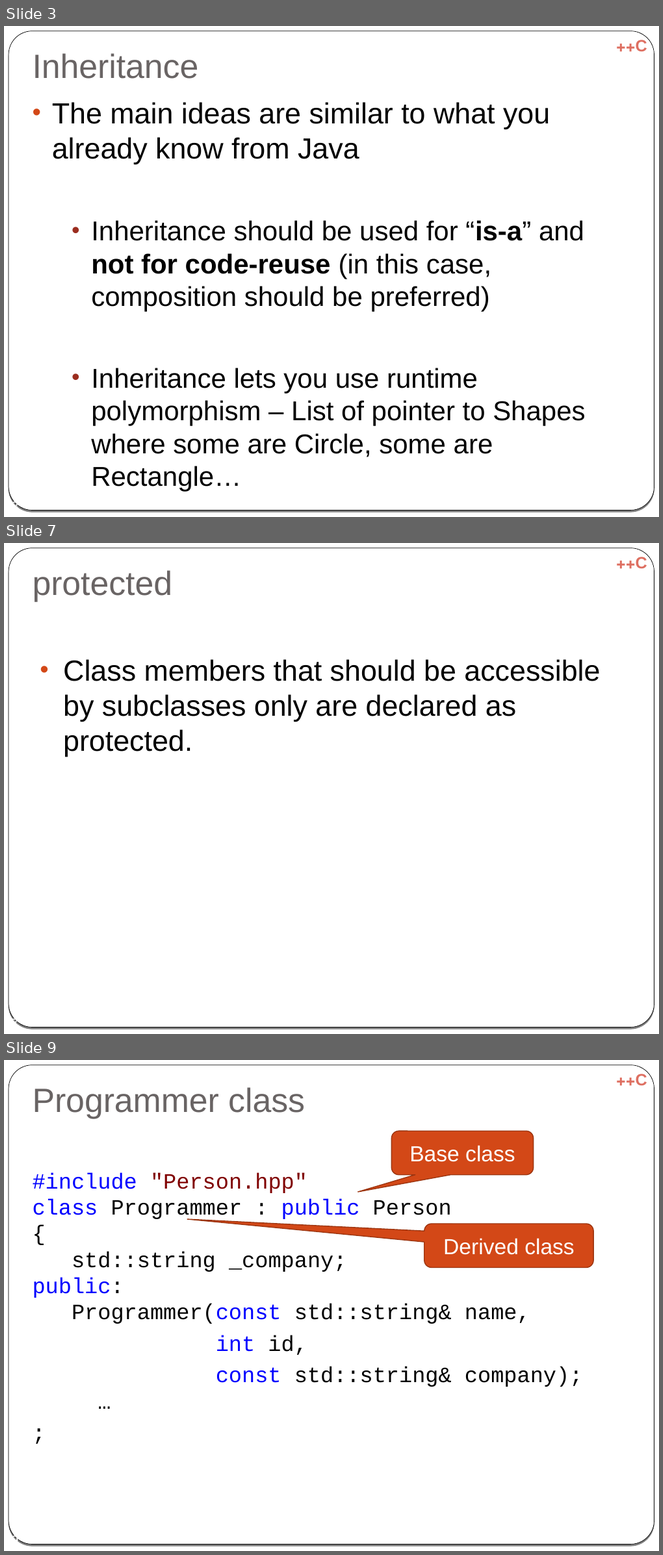
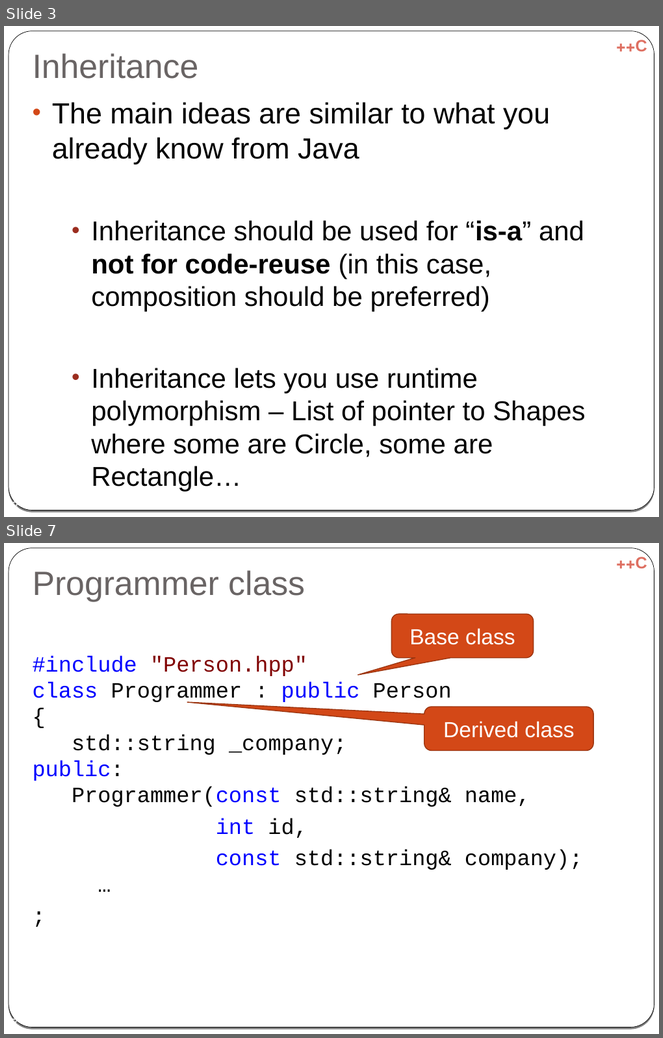
Before and after one commit to cpp-at-ariel/cpp-5778, a slide deck: week06-inheritance/slides-inheritance.odp. Shown one above the other, each under a label of ours: slides 3, 7 and 9 before the commit, slides 3 and 7 after it; the slides between them are not shown. The pictures are 663x1555 and 663x1038 pixels, drawn with LibreOffice and Linux fonts; fonts in the diff are those of the drawing. Boxes give left, top, right and bottom in pixels: in the first picture for what was removed or moved away, otherwise in the second. Text is boxed around its words. In the diff, an @@ line names an element or a change of style, - is before the commit and + after.

```diff
--- a/week06-inheritance/slides-inheritance.odp
+++ b/week06-inheritance/slides-inheritance.odp
@@ slide 7 removed at (4,543,659,1034), background gradient #000000 to #FFFFFF; not listed: 3 template elements that a slide beside it also shows @@
@@ title removed at (33,570,173,602) @@
-protected
@@ text removed at (63,659,600,756) @@
-• Class members that should be accessible by subclasses only are declared as protected.
@@ page number removed at (11,1018,18,1025) @@
-7
@@ what was slide 9 is now slide 7 @@
```
Also in this commit, not shown: 8 slides changed, 1 slide added, 3 other files.
